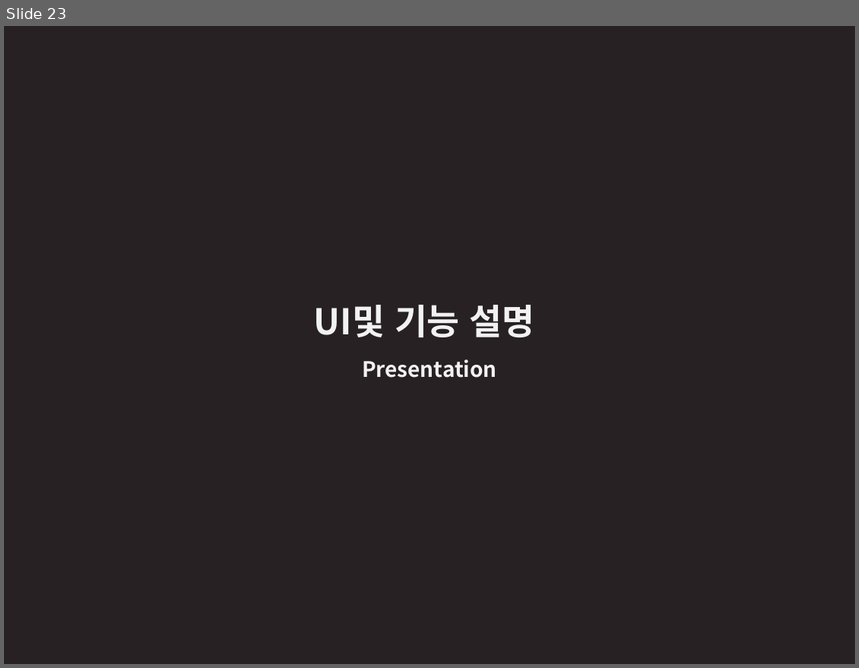
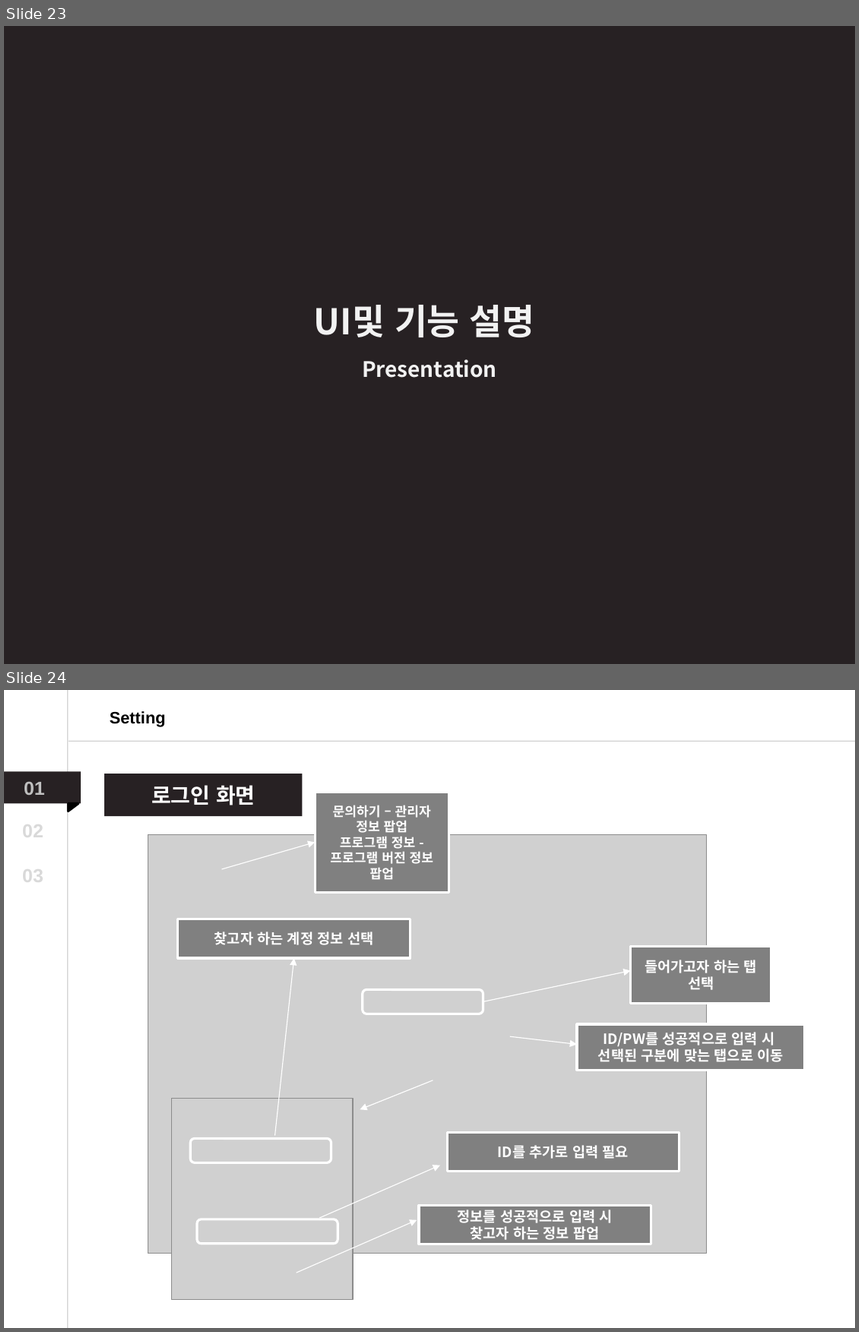
Before and after one commit to Dong-Jun-Shin/COMP_project, a slide deck: Document/DOC_source/ppt/pptTemp.pptx. Shown one above the other, each under a label of ours: slide 23 before the commit, slides 23 and 24 after it. The pictures are 859x668 and 859x1332 pixels, drawn with LibreOffice and Linux fonts; fonts in the diff are those of the drawing; grey boxes stand for pictures. Boxes give left, top, right and bottom in pixels: in the first picture for what was removed or moved away, otherwise in the second. Text is boxed around its words. In the diff, an @@ line names an element or a change of style, - is before the commit and + after.

Commit message:
19/11/26
ppt 작성(로그인 화면)

```diff
--- a/Document/DOC_source/ppt/pptTemp.pptx
+++ b/Document/DOC_source/ppt/pptTemp.pptx
@@ slide 24 added at bbox=[4, 690, 855, 1328], background #FFFFFF @@
@@ line added from (68, 690) to (68, 1328), #A6A6A6 0.75 pt @@
@@ text added at bbox=[110, 711, 166, 727], 14 pt, text #000000, bold @@
+Setting
@@ line added from (855, 741) to (69, 741), #A6A6A6 0.75 pt @@
@@ rectangle added at bbox=[4, 772, 81, 804], fill #272123 @@
@@ rectangle added at bbox=[104, 774, 302, 816], fill #272123, 18 pt, text #FFFFFF, bold @@
+로그인 화면
@@ text added at bbox=[24, 781, 45, 795], 16 pt, text #BFBFBF, bold @@
+01
@@ rectangle added at bbox=[315, 792, 449, 893], fill #808080, outline #FFFFFF 2 pt, 11 pt, text #FFFFFF, bold @@
+문의하기 – 관리자 정보 팝업
+프로그램 정보 -
+프로그램 버전 정보 팝업
@@ text added at bbox=[22, 821, 44, 842], 16 pt, text #D9D9D9, bold @@
+02
@@ right triangle added at bbox=[69, 804, 78, 812], fill #000000, outline #000000 2 pt @@
@@ picture added at bbox=[148, 834, 705, 1253] @@
@@ picture added at bbox=[148, 834, 706, 1253] @@
@@ arrow added from (222, 869) to (315, 842), #FFFFFF 0.75 pt @@
@@ text added at bbox=[22, 866, 44, 887], 16 pt, text #D9D9D9, bold @@
+03
@@ rectangle added at bbox=[177, 920, 410, 959], fill #808080, outline #FFFFFF 2 pt, 12 pt, text #FFFFFF, bold @@
+찾고자 하는 계정 정보 선택
@@ arrow added from (275, 1136) to (294, 958), #FFFFFF 0.75 pt @@
@@ rectangle added at bbox=[630, 947, 771, 1003], fill #808080, outline #FFFFFF 2 pt, 12 pt, text #FFFFFF, bold @@
+들어가고자 하는 탭 선택
@@ arrow added from (484, 1002) to (630, 971), #FFFFFF 0.75 pt @@
@@ rounded rectangle added at bbox=[363, 989, 484, 1014], outline #FFFFFF 2 pt @@
@@ rectangle added at bbox=[577, 1024, 805, 1071], fill #808080, outline #FFFFFF 2 pt, 12 pt, text #FFFFFF, bold @@
+ID/PW를 성공적으로 입력 시
+선택된 구분에 맞는 탭으로 이동
@@ arrow added from (509, 1037) to (577, 1044), #FFFFFF 0.75 pt @@
@@ picture added at bbox=[172, 1099, 353, 1300] @@
@@ arrow added from (433, 1081) to (360, 1110), #FFFFFF 0.75 pt @@
@@ rounded rectangle added at bbox=[190, 1138, 331, 1163], outline #FFFFFF 2 pt @@
@@ rectangle added at bbox=[448, 1132, 680, 1172], fill #808080, outline #FFFFFF 2 pt, 12 pt, text #FFFFFF, bold @@
+ID를 추가로 입력 필요
@@ arrow added from (320, 1219) to (439, 1166), #FFFFFF 0.75 pt @@
@@ rectangle added at bbox=[418, 1206, 651, 1245], fill #808080, outline #FFFFFF 2 pt, 12 pt, text #FFFFFF, bold @@
+정보를 성공적으로 입력 시
+찾고자 하는 정보 팝업
@@ rounded rectangle added at bbox=[197, 1220, 338, 1243], outline #FFFFFF 2 pt @@
@@ arrow added from (296, 1273) to (417, 1220), #FFFFFF 0.75 pt @@
```
Also in this commit, not shown: 1 slide changed, 4 other slides added, 1 slide removed, 11 other files.
